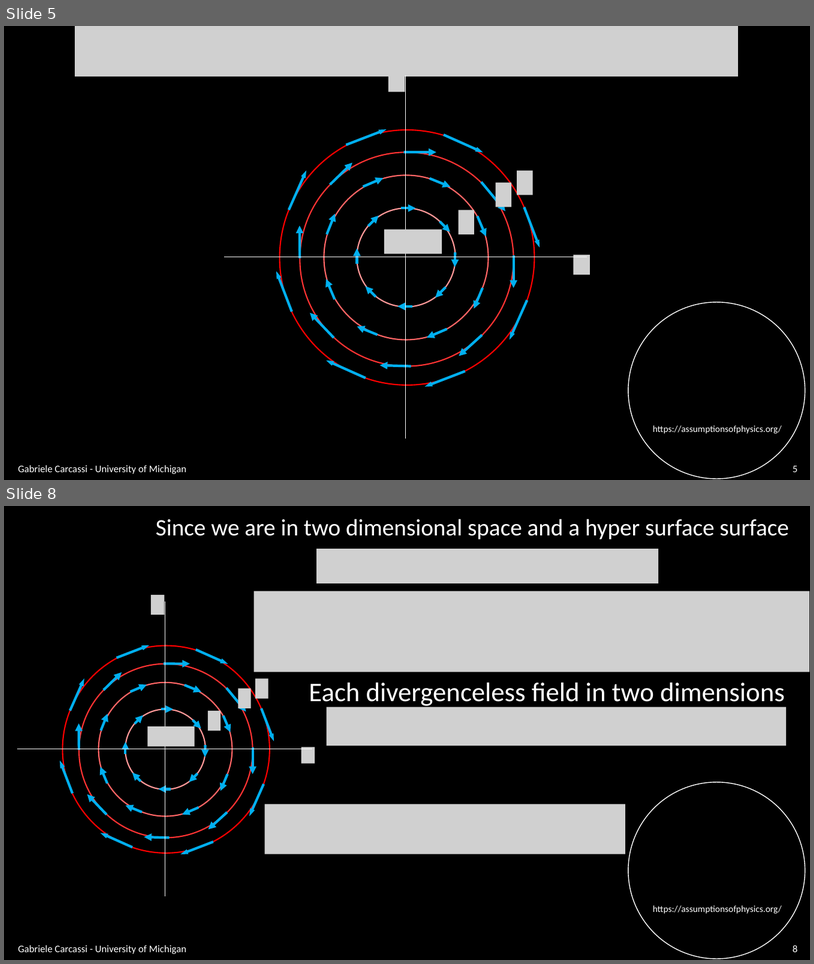
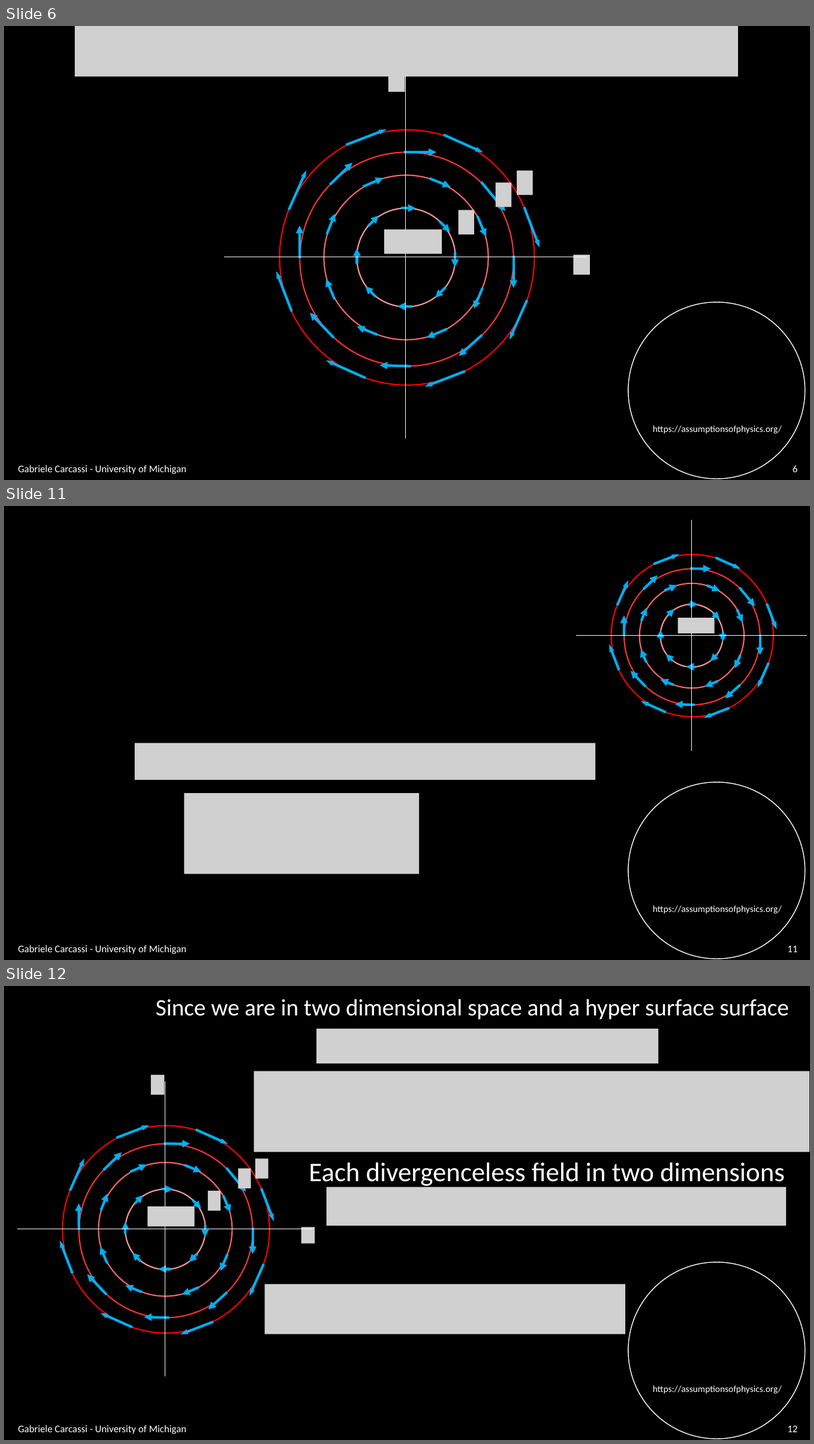
Before and after one commit to assumptionsofphysics/slides, a slide deck: BookCompanions-v2/RP-Class-3.pptx. Shown one above the other, each under a label of ours: slides 5 and 8 before the commit, slides 6, 11 and 12 after it; the slides between them are not shown. The pictures are 814x964 and 814x1444 pixels, drawn with LibreOffice and Linux fonts; fonts in the diff are those of the drawing; grey boxes stand for pictures; background and template pictures are left out. Boxes give left, top, right and bottom in pixels: in the first picture for what was removed or moved away, otherwise in the second. Text is boxed around its words. In the diff, an @@ line names an element or a change of style, - is before the commit and + after.

```diff
--- a/BookCompanions-v2/RP-Class-3.pptx
+++ b/BookCompanions-v2/RP-Class-3.pptx
@@ slide 11 added at [4, 506, 810, 960], background #000000; not listed: 2 template elements that a slide beside it also shows @@
@@ group added at [576, 520, 807, 751]: 32 arrows, 4 ellipses, 2 lines, 1 picture @@
@@ picture added at [135, 742, 596, 780] @@
@@ picture added at [184, 793, 420, 874] @@
@@ text added at [18, 945, 186, 954], 12 pt, text #FFFFFF @@
+Gabriele Carcassi - University of Michigan
@@ page number added at [788, 945, 798, 952], 12 pt, text #FFFFFF @@
+11
@@ what was slide 5 is now slide 6 @@
@@ page number at [793, 465, 798, 472]: text changed @@
-5
+6
@@ what was slide 8 is now slide 12 @@
@@ page number at [788, 1425, 798, 1432]: text changed @@
-8
+12
```
Also in this commit, not shown: 3 slides changed, 3 other slides added, 1 other file.
